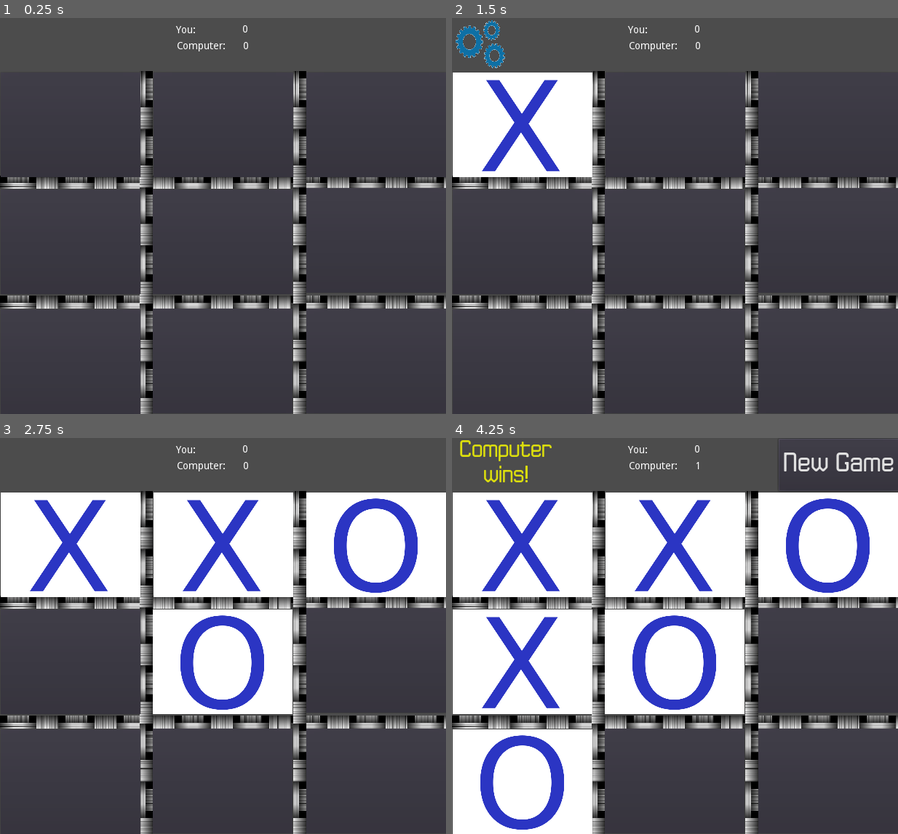
Above: before the commit, frames 1-4 (two rows, left to right).
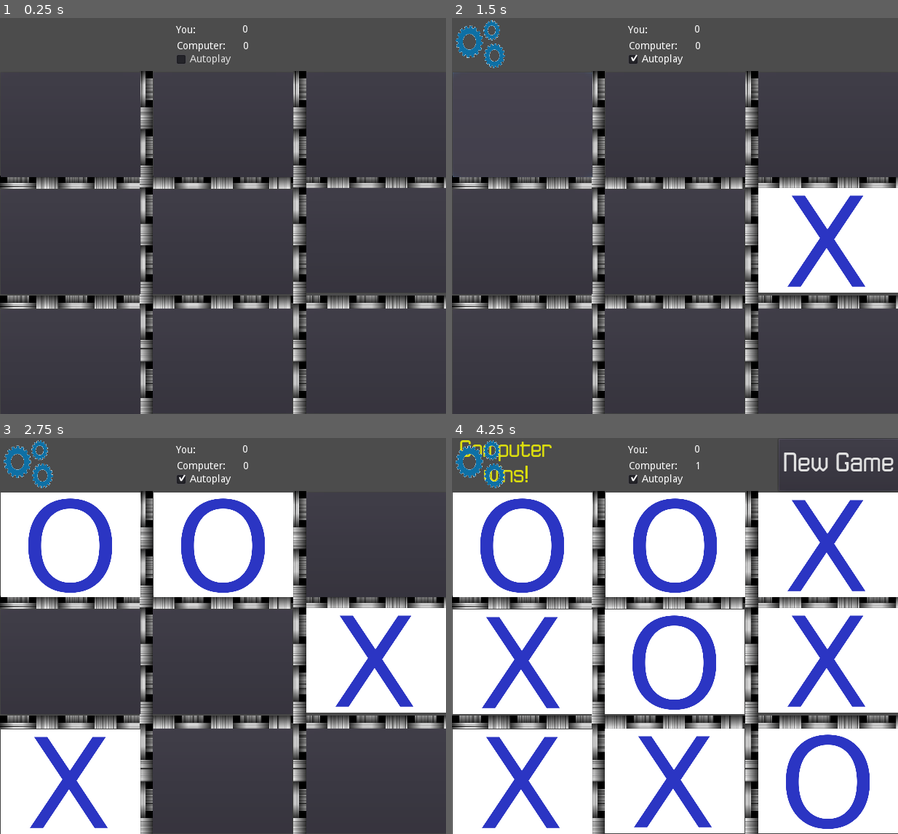
Above: after the commit, the same moments.

Repository: richardeigenmann/Godot-TicTacToe
Game: Godot game, scene res://Board.tscn
The game is run twice, just before and just after one commit, with the same random seed, the same clock (stepped at 60 frames per second) and the same inputs.
Inputs (mouse positions are in pixels of both pictures, inside the frame that each line leads up to):
- Up to frame 1 (0.25 s): no input
- Up to frame 2 (1.5 s): click (657, 57) at 0.5 s, where only the run after the commit has a clickable "Autoplay"; click (523, 124) at 1.25 s
- Up to frame 3 (2.75 s): click (223, 544) at 2 s
- Up to frame 4 (4.25 s): click (826, 544) at 2.75 s; click (523, 663) at 3.5 s

The runs differ from the first frame. In frame 1, 0.1% of the frame differs, in the area x 39-52%, y 9-12%; in frame 2, 17%; in frame 3, 39%, in the area x 0-100%, y 0-100%; in frame 4, 35%.

Commit message:
Add Autoplay

Diff:
--- a/Board.gd
+++ b/Board.gd
@@ -31,6 +31,13 @@
 	$NewGameButton.visible = true
 	$ComputerScoreLabel.text = str(computerWins)
 	$YouScoreLabel.text = str(humanWins)
+	if $AutoplayCheckbox.is_pressed():
+		$AutoplayTimer.start()
+
+func _on_AutoplayTimer_timeout():
+	newGame()
+	humanTurn()
+
 
 # The Tile must call here when the human has played
 func humanHasPlayed():
@@ -47,27 +54,55 @@
 		$ComputerThinkTimer.start()
 		$ComputerThinkingAnimation.visible = true
 
+func _on_AutoplayCheckbox_pressed():
+	if $AutoplayCheckbox.is_pressed():
+		$HumanThinkTimer.start()
+
 func _on_ComputerThinkTimer_timeout():
 	$ComputerThinkingAnimation.visible = false
 	computerTurn()
 
+func _on_HumanTinkTimer_timeout():
+	$ComputerThinkingAnimation.visible = false
+	humanTurn()
 
-# Logic taken from Wikipedia: https://en.wikipedia.org/wiki/Tic-tac-toe
 func computerTurn():
-	$WikipediaAlgo.playMove( computerState, playerState )
-	#$RandomAlgo.playMove( computerState )
+	#$WikipediaAlgo.playMove( computerState, playerState )
+	$RandomAlgo.playMove( computerState, playerState )
 	moves += 1
 
 	if isWinner(computerState):
 		$WinnerLabel.text = "Computer\nwins!"
 		computerWins += 1
 		gameOver()
-
-	if moves > 8:
+	elif moves > 8:
 		$WinnerLabel.text = "Draw"
 		gameOver()
+	if $AutoplayCheckbox.is_pressed():
+		$HumanThinkTimer.start()
+		$ComputerThinkingAnimation.visible = true
 
 	humanPlayersTurn = true
+
+func humanTurn():
+	#$WikipediaAlgo.playMove( playerState, computerState )
+	$RandomAlgo.playMove( playerState, computerState )
+	moves += 1
+
+	if isWinner(playerState):
+		$WinnerLabel.text = "Human\nwins!"
+		humanWins += 1
+		gameOver()
+	elif moves > 8:
+		$WinnerLabel.text = "Draw"
+		gameOver()
+	else:
+		$ComputerThinkTimer.start()
+		$ComputerThinkingAnimation.visible = true
+
+	humanPlayersTurn = false
+
+
 
 # Checks if the supplied player won
 func isWinner( player ):
--- a/Board.tscn
+++ b/Board.tscn
@@ -185,7 +185,6 @@
 
 [node name="WinnerLabel" type="Label" parent="." index="13"]
 
-visible = false
 anchor_left = 0.0
 anchor_top = 0.0
 anchor_right = 0.0
@@ -244,17 +243,31 @@
 one_shot = true
 autostart = false
 
-[node name="ComputerThinkingAnimation" type="AnimatedSprite" parent="." index="16"]
+[node name="HumanThinkTimer" type="Timer" parent="." index="16"]
+
+process_mode = 1
+wait_time = 0.5
+one_shot = true
+autostart = false
+
+[node name="AutoplayTimer" type="Timer" parent="." index="17"]
+
+process_mode = 1
+wait_time = 1.0
+one_shot = true
+autostart = false
+
+[node name="ComputerThinkingAnimation" type="AnimatedSprite" parent="." index="18"]
 
 visible = false
 position = Vector2( 38.6308, 37.152 )
 scale = Vector2( 0.303441, 0.362493 )
 frames = ExtResource( 7 )
 animation = "default"
-frame = 31
+frame = 35
 playing = true
 
-[node name="YouLabel" type="Label" parent="." index="17"]
+[node name="YouLabel" type="Label" parent="." index="19"]
 
 anchor_left = 0.0
 anchor_top = 0.0
@@ -275,7 +288,7 @@
 lines_skipped = 0
 max_lines_visible = -1
 
-[node name="YouScoreLabel" type="Label" parent="." index="18"]
+[node name="YouScoreLabel" type="Label" parent="." index="20"]
 
 anchor_left = 0.0
 anchor_top = 0.0
@@ -297,7 +310,7 @@
 lines_skipped = 0
 max_lines_visible = -1
 
-[node name="ComputerScoreLabel" type="Label" parent="." index="19"]
+[node name="ComputerScoreLabel" type="Label" parent="." index="21"]
 
 anchor_left = 0.0
 anchor_top = 0.0
@@ -319,7 +332,7 @@
 lines_skipped = 0
 max_lines_visible = -1
 
-[node name="ComputerLabel" type="Label" parent="." index="20"]
+[node name="ComputerLabel" type="Label" parent="." index="22"]
 
 anchor_left = 0.0
 anchor_top = 0.0
@@ -340,14 +353,45 @@
 lines_skipped = 0
 max_lines_visible = -1
 
-[node name="WikipediaAlgo" type="Node" parent="." index="21"]
+[node name="WikipediaAlgo" type="Node" parent="." index="23"]
 
 script = ExtResource( 8 )
 
-[node name="RandomAlgo" type="Node" parent="." index="22"]
+[node name="RandomAlgo" type="Node" parent="." index="24"]
 
 script = ExtResource( 9 )
 
+[node name="AutoplayCheckbox" type="CheckBox" parent="." index="25"]
+
+anchor_left = 0.0
+anchor_top = 0.0
+anchor_right = 0.0
+anchor_bottom = 0.0
+margin_left = 237.0
+margin_top = 45.0
+margin_right = 261.0
+margin_bottom = 69.0
+rect_pivot_offset = Vector2( 0, 0 )
+rect_clip_content = false
+focus_mode = 2
+mouse_filter = 0
+mouse_default_cursor_shape = 0
+size_flags_horizontal = 1
+size_flags_vertical = 1
+toggle_mode = true
+enabled_focus_mode = 2
+shortcut = null
+group = null
+text = "Autoplay"
+flat = false
+align = 0
+
 [connection signal="pressed" from="NewGameButton" to="." method="_on_NewGameButton_pressed"]
 
 [connection signal="timeout" from="ComputerThinkTimer" to="." method="_on_ComputerThinkTimer_timeout"]
+
+[connection signal="timeout" from="HumanThinkTimer" to="." method="_on_HumanTinkTimer_timeout"]
+
+[connection signal="timeout" from="AutoplayTimer" to="." method="_on_AutoplayTimer_timeout"]
+
+[connection signal="pressed" from="AutoplayCheckbox" to="." method="_on_AutoplayCheckbox_pressed"]
